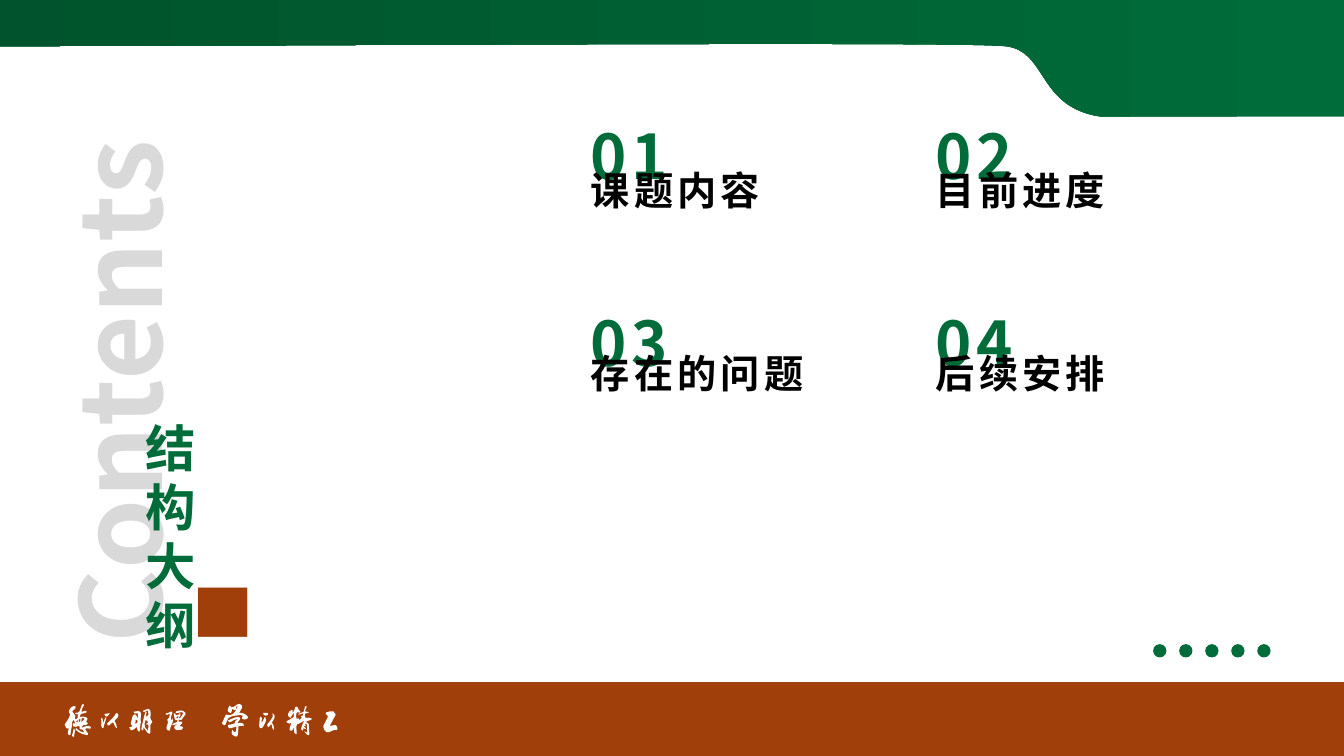
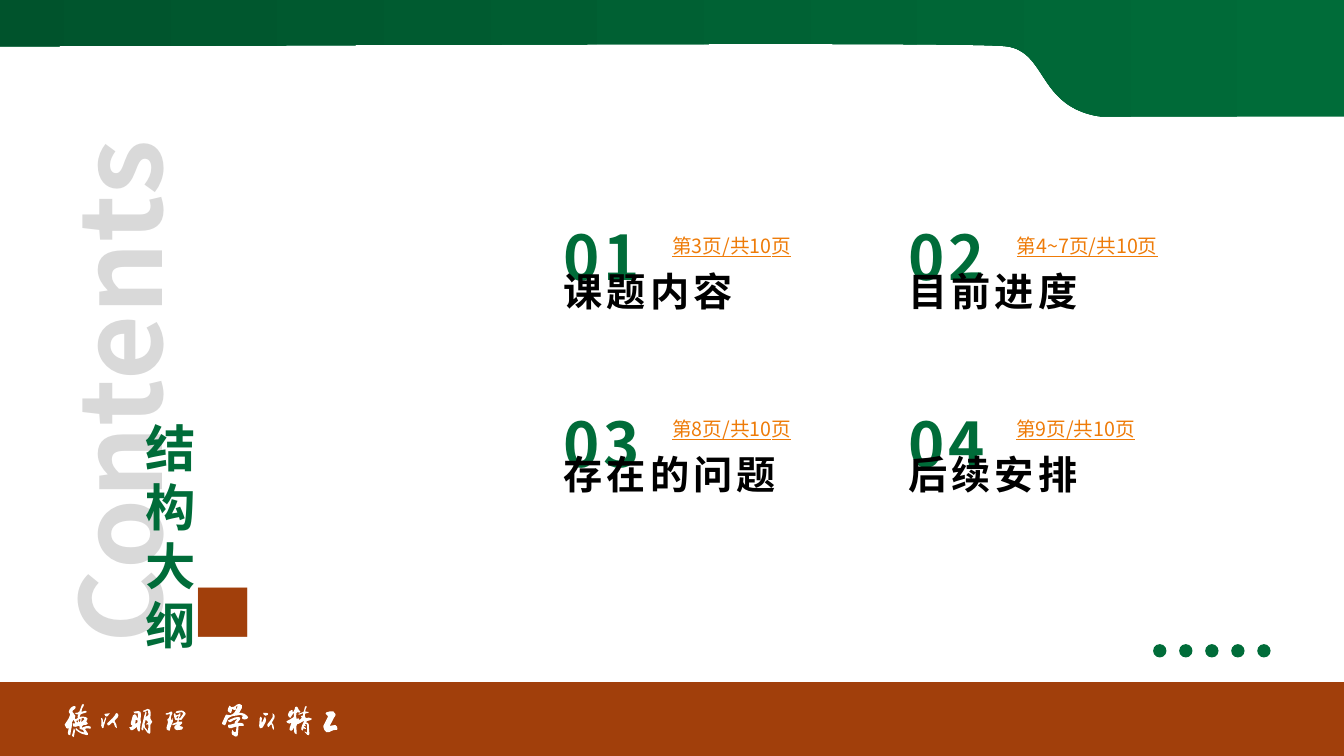
Before and after one commit to LancerEnk/GraduationDesign, a slide deck: slide 2 of doc/中期/中期_msj.pptx. Drawn at 1344x756 pixels with LibreOffice and Linux fonts; fonts in the diff are those of the drawing; background and template pictures are left out. Boxes give left, top, right and bottom in pixels: in the first picture for what was removed or moved away, otherwise in the second. Text is boxed around its words. In the diff, an @@ line names an element or a change of style, - is before the commit and + after.

```diff
--- a/doc/中期/中期_msj.pptx
+++ b/doc/中期/中期_msj.pptx
@@ text added at box(672, 236, 791, 257), 14 pt, text #EE7B08, underline @@
+第3页/共10页
@@ text added at box(1017, 236, 1158, 257), 14 pt, text #EE7B08, underline @@
+第4~7页/共10页
@@ text added at box(672, 419, 791, 440), 14 pt, text #EE7B08, underline @@
+第8页/共10页
@@ text added at box(1016, 419, 1135, 440), 14 pt, text #EE7B08, underline @@
+第9页/共10页
@@ 4 texts: place and size @@
-4 texts at box(591, 132, 804, 392)
+4 texts at box(563, 233, 776, 493)
@@ 4 texts: place and size @@
-4 texts at box(936, 132, 1105, 392)
+4 texts at box(908, 233, 1077, 493)
```
Also in this commit, not shown: 5 other slides changed, 3 slides added.
